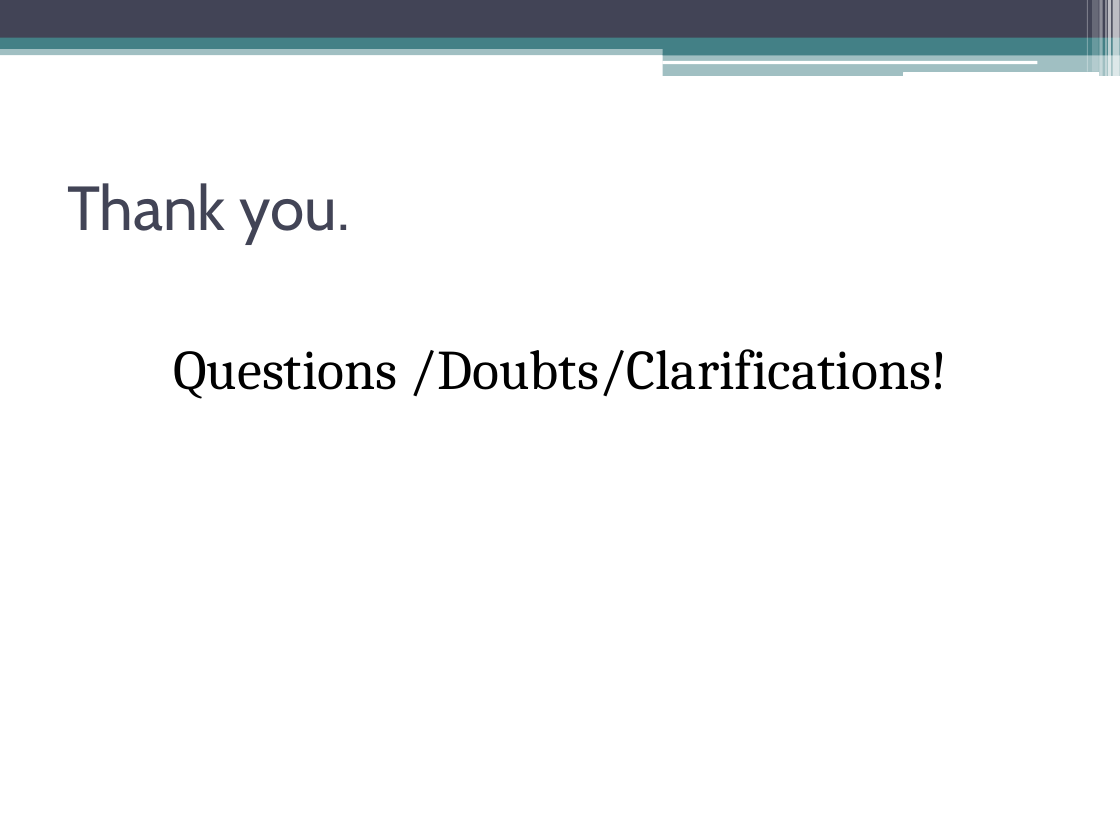
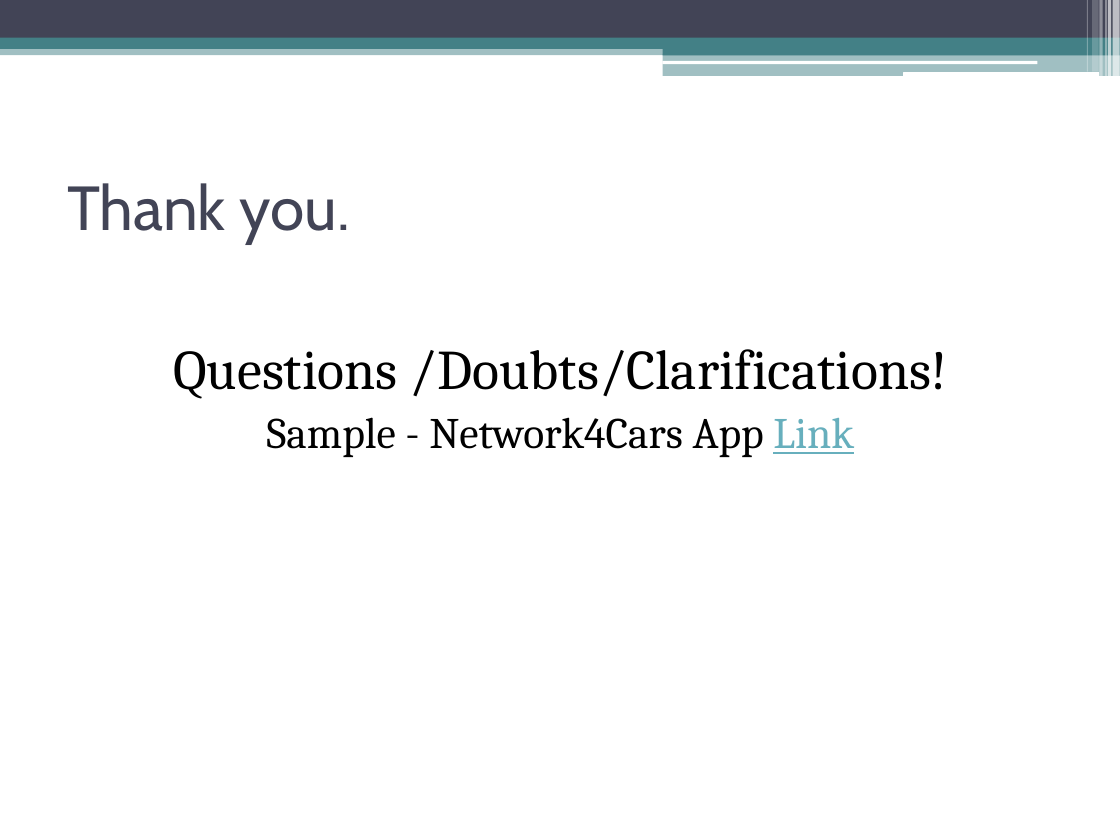
Before and after one commit to mausamiibs/mausamiibs.github.io, a slide deck: slide 21 of Marketing Automation for Network4cars Part 2.pptx. Drawn at 1120x840 pixels with LibreOffice and Linux fonts; fonts in the diff are those of the drawing. Boxes give left, top, right and bottom in pixels: in the first picture for what was removed or moved away, otherwise in the second. Text is boxed around its words. In the diff, an @@ line names an element or a change of style, - is before the commit and + after.

```diff
--- a/Marketing Automation for Network4cars Part 2.pptx
+++ b/Marketing Automation for Network4cars Part 2.pptx
@@ text at (267,417,854,457): paragraph added @@
+Sample - Network4Cars App Link
```
Also in this commit, not shown: 1 other slide changed.
